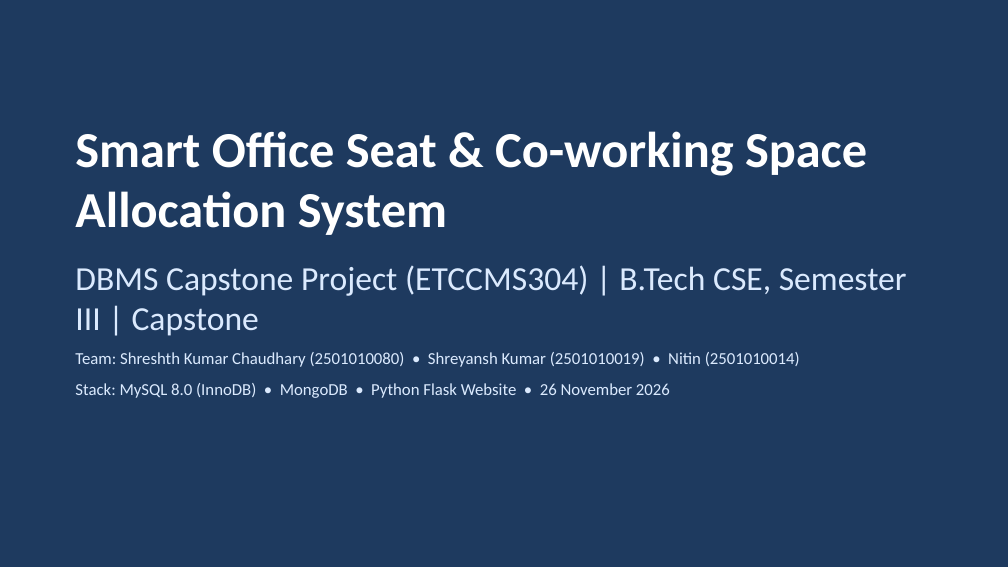
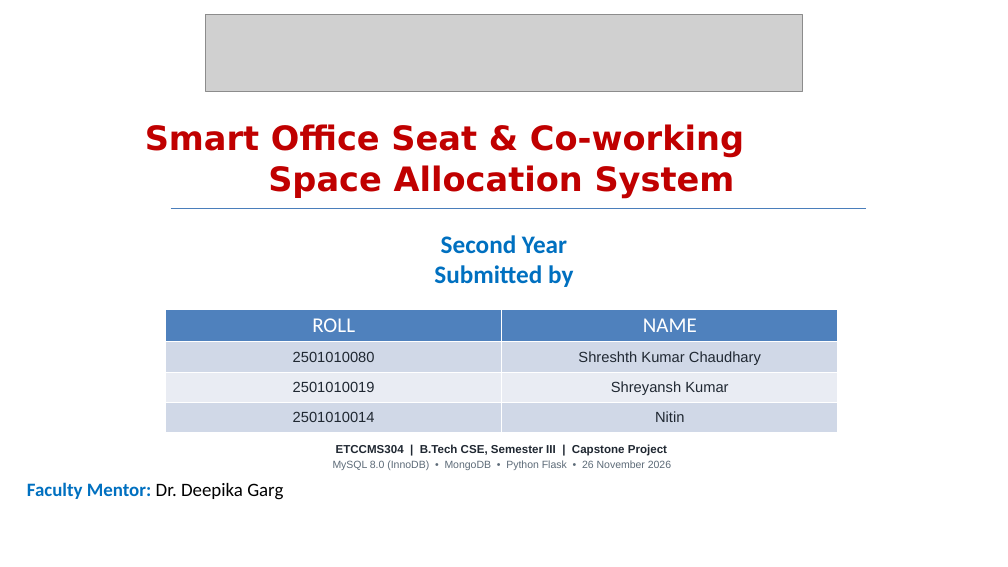
Before and after one commit to shreshthkchaudhary/Smart-Office-Seat-Co-working-Space-Allocation-System, a slide deck: slide 2 of DBMS_Capstone_Presentation.pptx (slide 1 before the commit). Drawn at 1008x567 pixels with LibreOffice and Linux fonts; fonts in the diff are those of the drawing; grey boxes stand for pictures; background and template pictures are left out. Boxes give left, top, right and bottom in pixels: in the first picture for what was removed or moved away, otherwise in the second. Text is boxed around its words. In the diff, an @@ line names an element or a change of style, - is before the commit and + after.

Commit message:
docs: add compiled capstone report PDF and updated presentation deck

```diff
--- a/DBMS_Capstone_Presentation.pptx
+++ b/DBMS_Capstone_Presentation.pptx
@@ rectangle removed at <box>0,0,1008,567</box> @@
@@ picture added at <box>206,15,802,91</box> @@
@@ text added at <box>145,124,744,198</box>, 32 pt, text #C00000, bold @@
+Smart Office Seat & Co-working
+Space Allocation System
@@ line added from (171, 209) to (867, 209), #4B7EBC 0.75 pt @@
@@ text added at <box>434,235,573,287</box>, 24 pt, text #0070C0, bold @@
+Second Year
+Submitted by
@@ table added at <box>166,309,839,433</box>, 4 rows, 2 columns @@
+ROLL | NAME
+2501010080 | Shreshth Kumar Chaudhary
+2501010019 | Shreyansh Kumar
+2501010014 | Nitin
@@ text at <box>333,444,671,470</box>: text changed; size 16 to 10 pt; font Calibri to Arial; text colour #DBEAFE to #5D6B78 @@
-Smart Office Seat & Co-working Space Allocation System
-DBMS Capstone Project (ETCCMS304) | B.Tech CSE, Semester III | Capstone
-Team: Shreshth Kumar Chaudhary (2501010080) • Shreyansh Kumar (2501010019) • Nitin (2501010014)
-Stack: MySQL 8.0 (InnoDB) • MongoDB • Python Flask Website • 26 November 2026
+ETCCMS304 | B.Tech CSE, Semester III | Capstone Project
+MySQL 8.0 (InnoDB) • MongoDB • Python Flask • 26 November 2026
@@ text added at <box>27,482,283,500</box>, 18 pt, text #0070C0, bold @@
+Faculty Mentor: Dr. Deepika Garg
```
Also in this commit, not shown: 13 other slides changed, 1 slide added, 1 other file.
